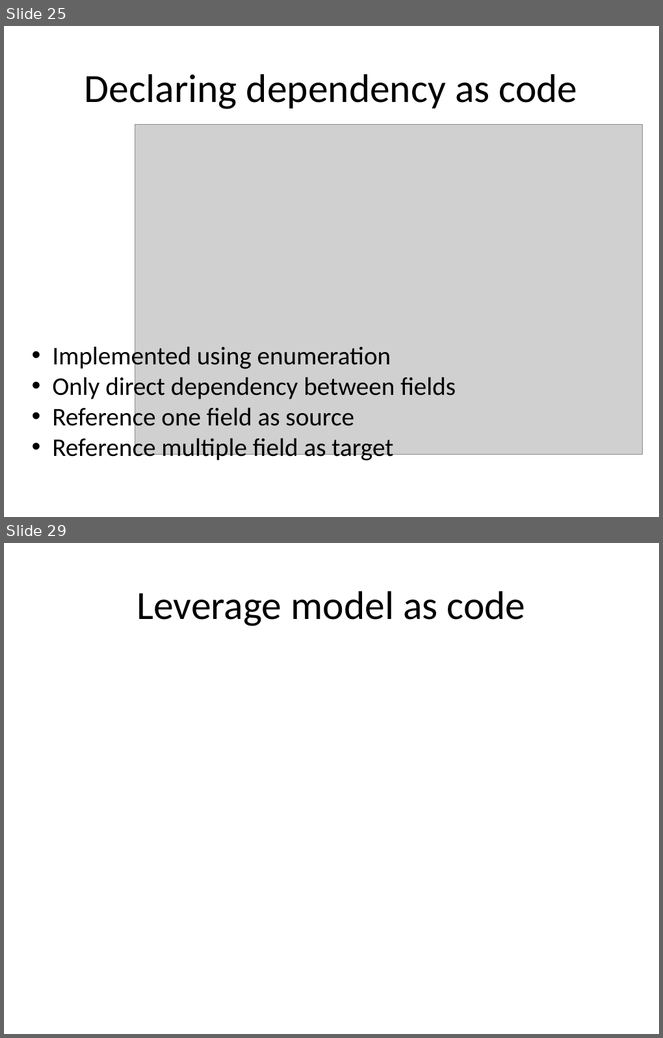
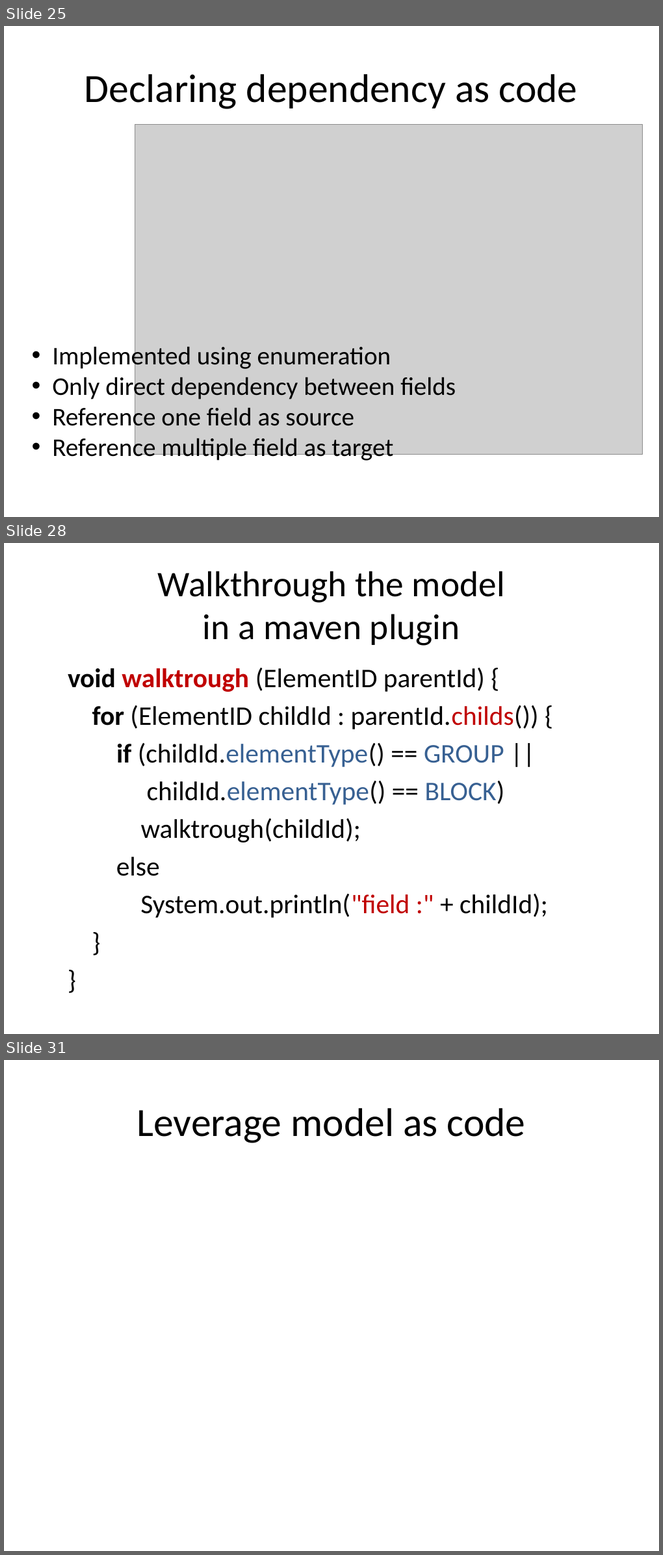
Before and after one commit to lesfurets/mdl4ui, a slide deck: mdl4ui-docs/mdl4ui_cg2013.pptx. Shown one above the other, each under a label of ours: slides 25 and 29 before the commit, slides 25, 28 and 31 after it; the slides between them are not shown. The pictures are 663x1038 and 663x1555 pixels, drawn with LibreOffice and Linux fonts; fonts in the diff are those of the drawing; grey boxes stand for pictures. Boxes give left, top, right and bottom in pixels: in the first picture for what was removed or moved away, otherwise in the second. Text is boxed around its words. In the diff, an @@ line names an element or a change of style, - is before the commit and + after.

```diff
--- a/mdl4ui-docs/mdl4ui_cg2013.pptx
+++ b/mdl4ui-docs/mdl4ui_cg2013.pptx
@@ slide 28 added at <box>4,543,659,1034</box>, background #FFFFFF @@
@@ title added at <box>158,571,505,646</box>, 39.6 pt, text #000000 @@
+Walkthrough the model
+in a maven plugin
@@ text added at <box>68,668,548,918</box>, 29.6 pt, text #000000 @@
+void walktrough (ElementID parentId) {
+for (ElementID childId : parentId.childs()) {
+if (childId.elementType() == GROUP ||
+childId.elementType() == BLOCK)
+walktrough(childId);
+else
+System.out.println("field :" + childId);
+}
+}
@@ what was slide 29 is now slide 31 @@
```
Also in this commit, not shown: 3 slides changed, 1 other slide added.
